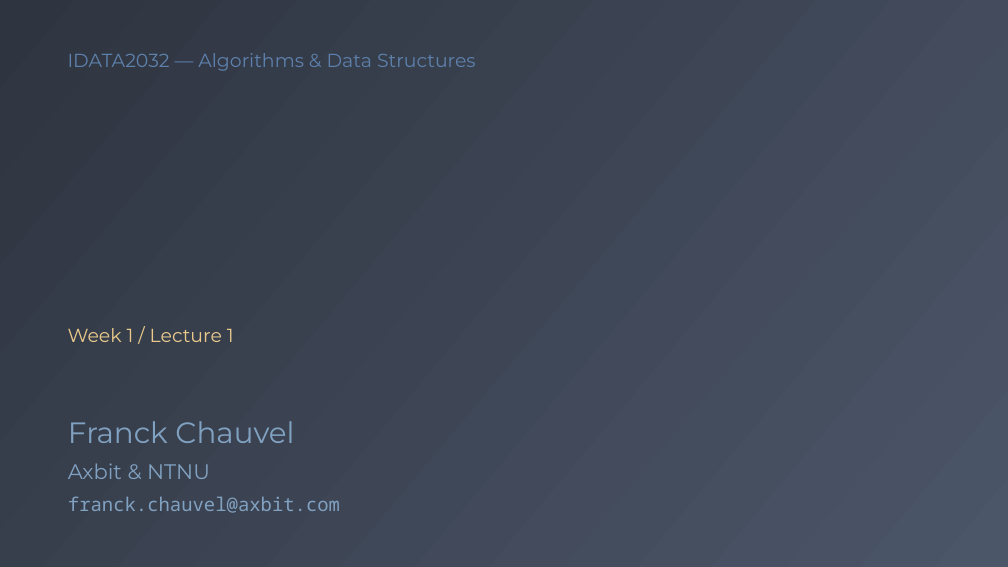
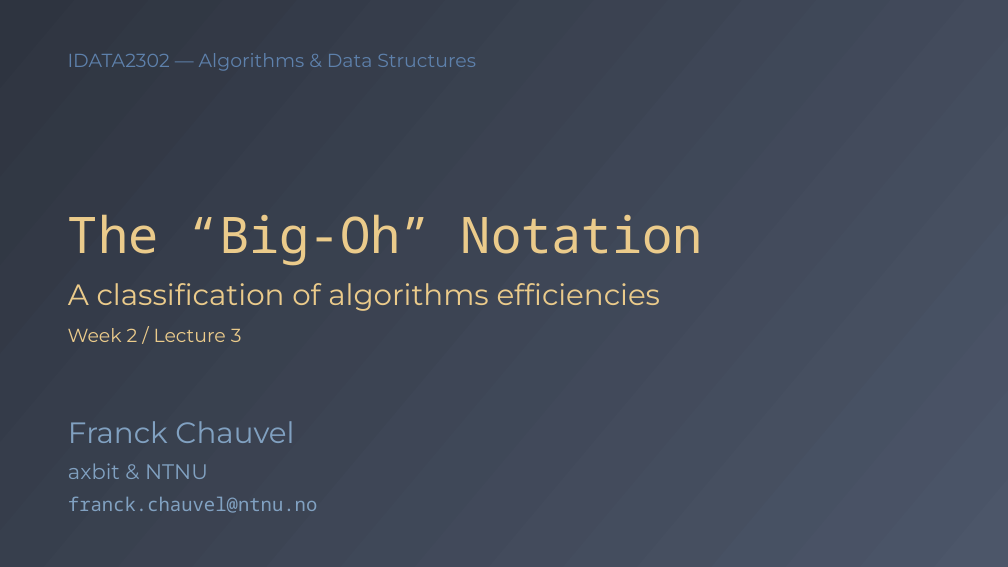
Before and after one commit to fchauvel/aldast-course, a slide deck: slide 1 of templates/slides_template.potx. Drawn at 1008x567 pixels with LibreOffice and Linux fonts; fonts in the diff are those of the drawing. Boxes give left, top, right and bottom in pixels: in the first picture for what was removed or moved away, otherwise in the second. Text is boxed around its words. In the diff, an @@ line names an element or a change of style, - is before the commit and + after.

```diff
--- a/templates/slides_template.potx
+++ b/templates/slides_template.potx
@@ text at (68, 53, 476, 71): text changed @@
-IDATA2032 — Algorithms & Data Structures
+IDATA2302 — Algorithms & Data Structures
@@ title added at (68, 214, 703, 266), 48 pt, text #EBCB8B @@
+The “Big-Oh” Notation
@@ subtitle added at (68, 283, 661, 311), 28 pt, text #EBCB8B @@
+A classification of algorithms efficiencies
@@ text at (68, 328, 242, 342): text changed @@
-Week 1 / Lecture 1
+Week 2 / Lecture 3
@@ text at (68, 463, 208, 479): text changed @@
-Axbit & NTNU
+axbit & NTNU
@@ text at (68, 496, 317, 513): text changed @@
-franck.chauvel@axbit.com
+franck.chauvel@ntnu.no
```
Also in this commit, not shown: 1 other slide changed, 3 slides added, 12 other files.
